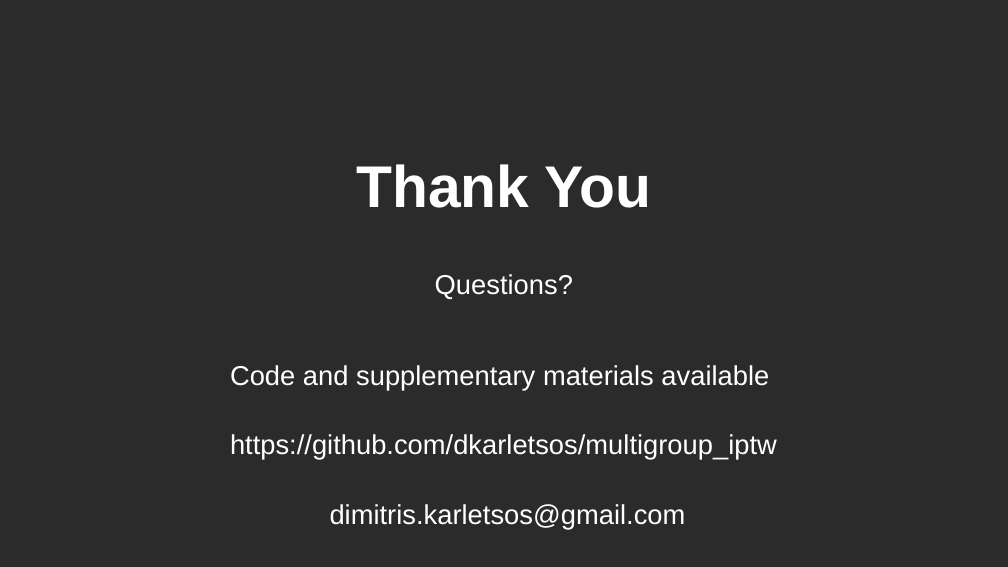
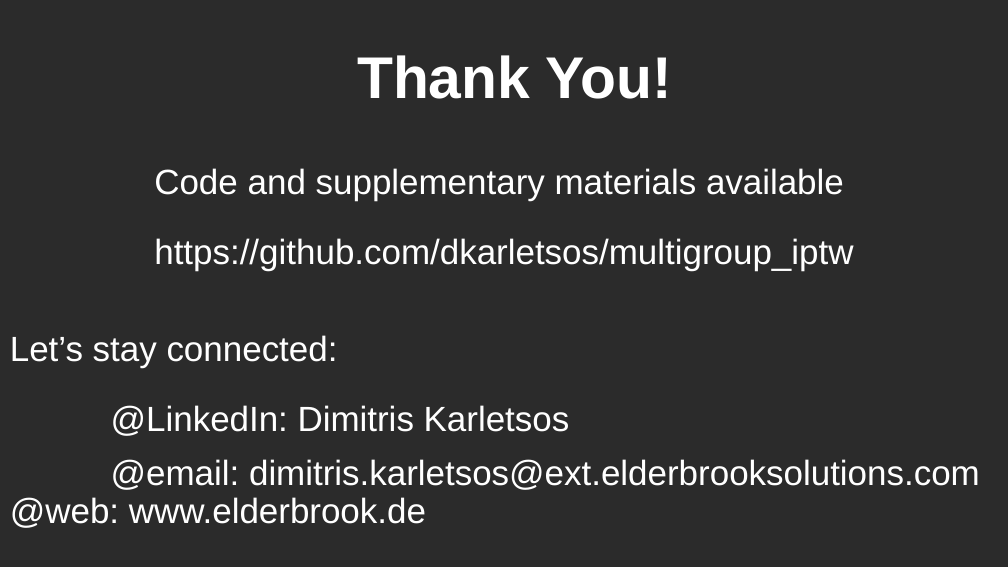
Before and after one commit to dkarletsos/multigroup_iptw, a slide deck: slide 21 of manuscript/PRE_AS12.pptx (slide 18 before the commit). Drawn at 1008x567 pixels with LibreOffice and Linux fonts; fonts in the diff are those of the drawing; background and template pictures are left out; a plain dark background stands for a picture behind light text. Boxes give left, top, right and bottom in pixels: in the first picture for what was removed or moved away, otherwise in the second. Text is boxed around its words. In the diff, an @@ line names an element or a change of style, - is before the commit and + after.

```diff
--- a/manuscript/PRE_AS12.pptx
+++ b/manuscript/PRE_AS12.pptx
@@ text at [357,55,671,99]: text changed @@
-Thank You
+Thank You!
@@ text "Code and supplementary materials available": place and size @@
-text "Code and supplementary materials available" at [230,365,777,529]
+text "Code and supplementary materials available" at [154,168,853,271]
@@ text "Code and supplementary materials available" at [154,168,853,271]: size 19.5 to 25 pt @@
@@ text removed at [435,274,573,299] @@
-Questions?
@@ text added at [10,335,980,528], 25 pt, text #FFFFFF @@
+Let’s stay connected:
+@LinkedIn: Dimitris Karletsos
+@email: dimitris.karletsos@ext.elderbrooksolutions.com @web: www.elderbrook.de
@@ text at [330,504,686,529]: paragraph removed @@
-dimitris.karletsos@gmail.com
```
Also in this commit, not shown: 16 other slides changed, 4 slides added, 1 slide removed, 7 other files.
